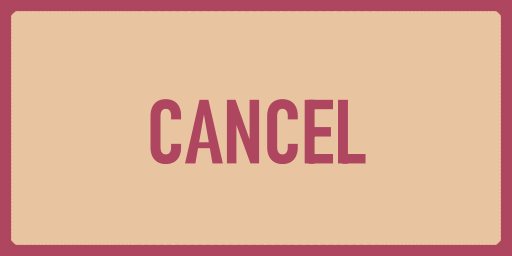
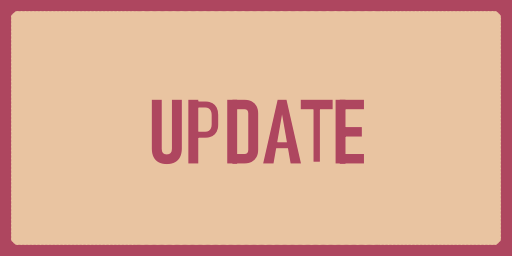
Layered file, before and after one edit (512×256). Changes by layer:
painted on "Layer 3(pasted)" over [left=150, top=99, right=366, bottom=165]
